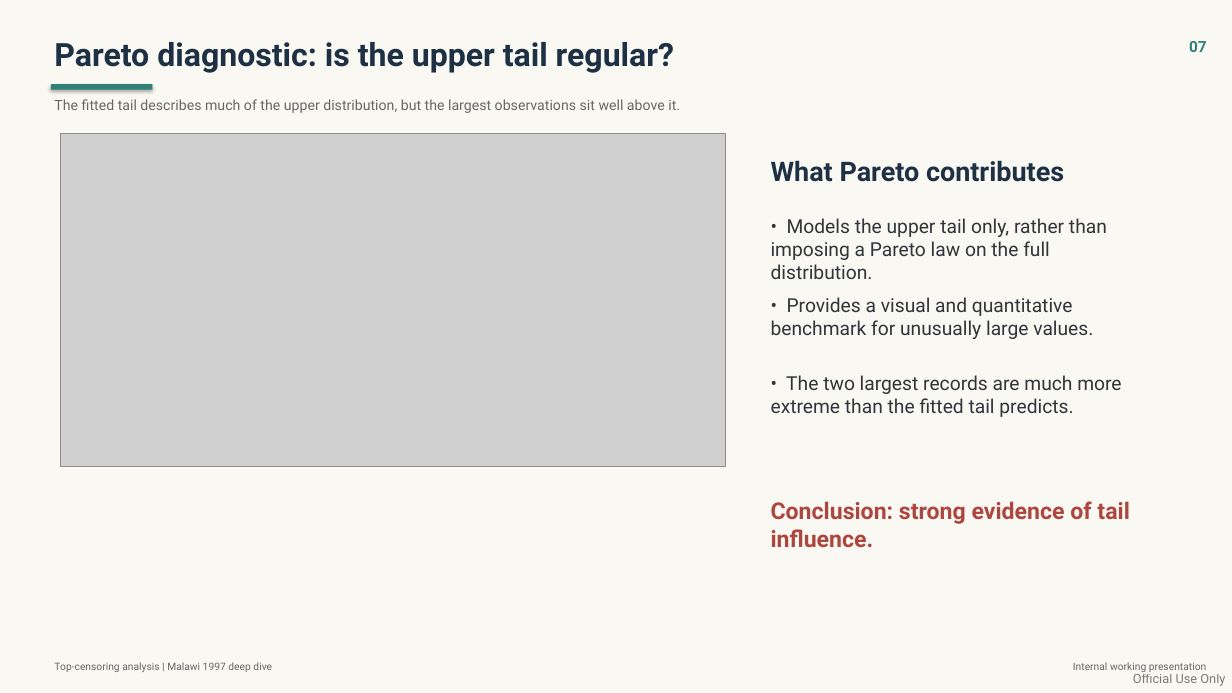
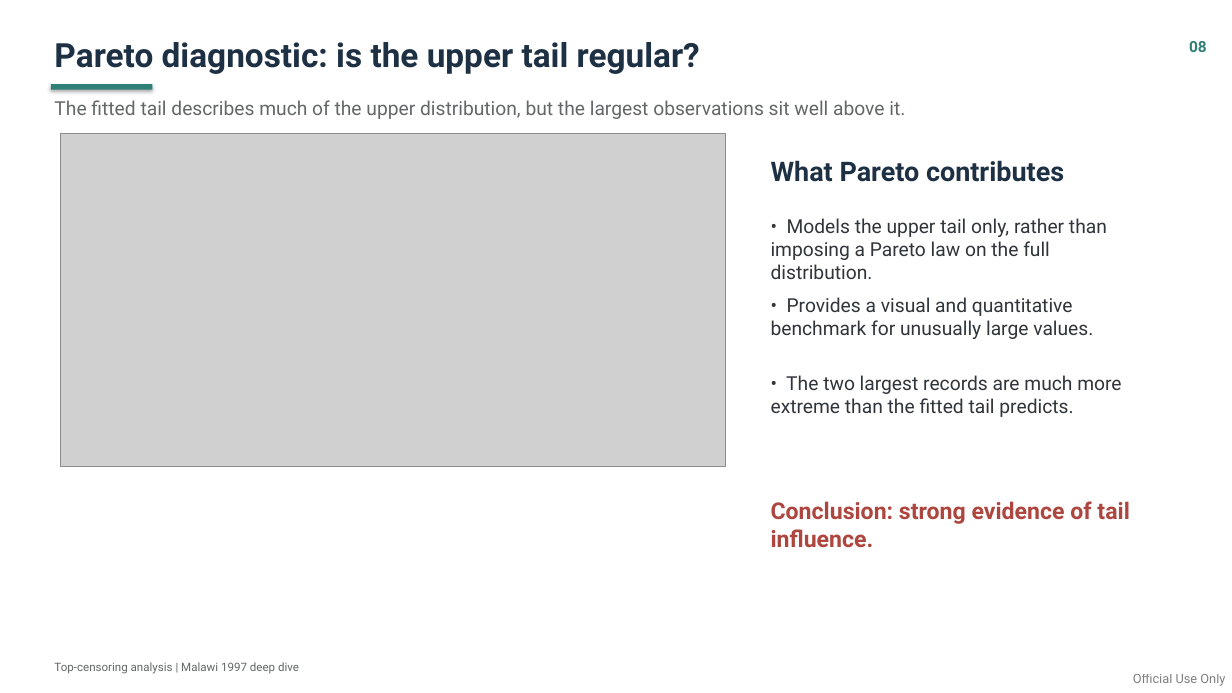
Before and after one commit to daniavayu/bindata_check, a slide deck: slide 9 of top_censoring/top_censoring_slides.pptx (slide 8 before the commit). Drawn at 1232x693 pixels with LibreOffice and Linux fonts; fonts in the diff are those of the drawing; grey boxes stand for pictures. Boxes give left, top, right and bottom in pixels: in the first picture for what was removed or moved away, otherwise in the second. Text is boxed around its words. In the diff, an @@ line names an element or a change of style, - is before the commit and + after.

Commit message:
Clean generated analysis outputs

```diff
--- a/top_censoring/top_censoring_slides.pptx
+++ b/top_censoring/top_censoring_slides.pptx
@@ background #FAF8F3 to #FFFFFF @@
@@ text "Pareto diagnostic: is the upper ..." at (54, 42, 700, 74): size 25 to 26 pt @@
@@ text at (1189, 41, 1207, 52): text changed @@
-07
+08
@@ text "The fitted tail describes much ..." at (54, 100, 905, 119): size 11 to 15 pt @@
@@ text "Top-censoring analysis | Malawi 1997 ..." at (54, 662, 299, 674): size 8 to 9 pt @@
@@ text removed at (1073, 662, 1206, 672) @@
-Internal working presentation
```
Also in this commit, not shown: 8 other slides changed, 4 slides added, 2 slides removed, 27 other files.
